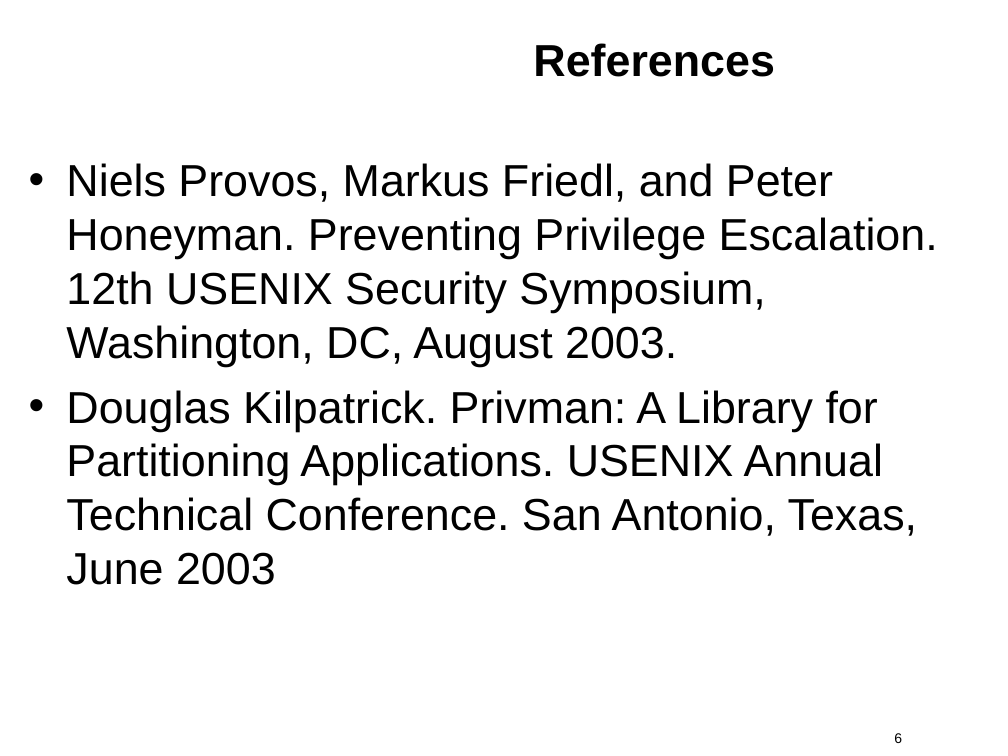
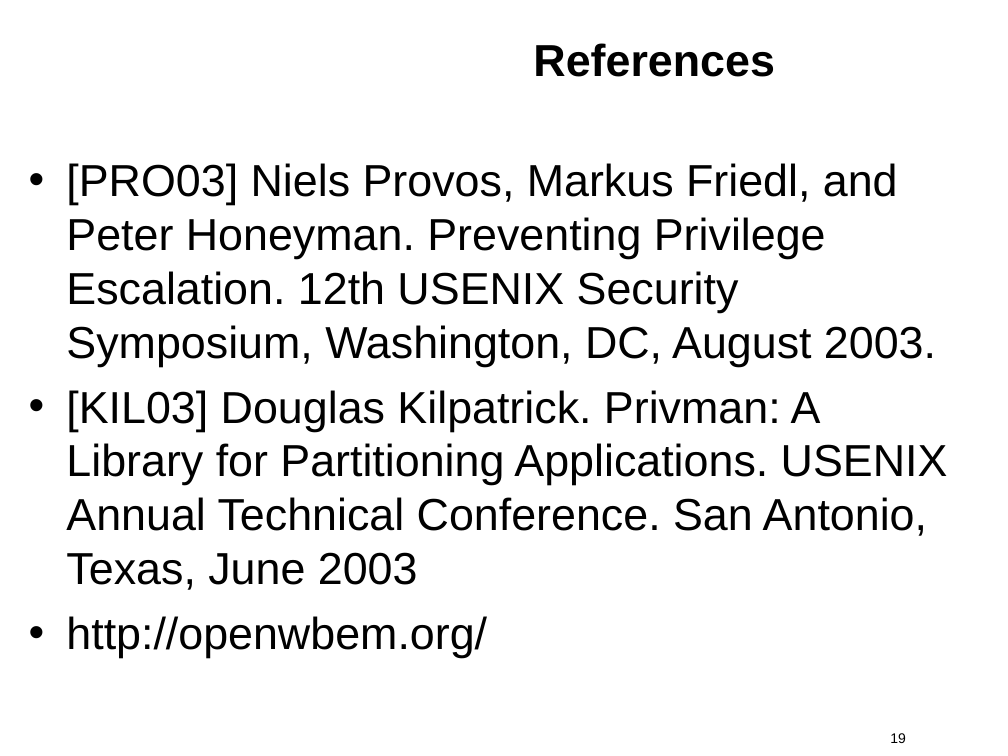
Before and after one commit to kkaempf/openwbem, a slide deck: slide 19 of doc/MDC-06-Security.odp (slide 6 before the commit). Drawn at 1008x756 pixels with LibreOffice and Linux fonts; fonts in the diff are those of the drawing; background and template pictures are left out. Boxes give left, top, right and bottom in pixels: in the first picture for what was removed or moved away, otherwise in the second. Text is boxed around its words. In the diff, an @@ line names an element or a change of style, - is before the commit and + after.

```diff
--- a/doc/MDC-06-Security.odp
+++ b/doc/MDC-06-Security.odp
@@ text at (66,163,948,658): text changed @@
-• Niels Provos, Markus Friedl, and Peter Honeyman. Preventing Privilege Escalation. 12th USENIX Security Symposium, Washington, DC, August 2003.
-• Douglas Kilpatrick. Privman: A Library for Partitioning Applications. USENIX Annual Technical Conference. San Antonio, Texas, June 2003
+• [PRO03] Niels Provos, Markus Friedl, and Peter Honeyman. Preventing Privilege Escalation. 12th USENIX Security Symposium, Washington, DC, August 2003.
+• [KIL03] Douglas Kilpatrick. Privman: A Library for Partitioning Applications. USENIX Annual Technical Conference. San Antonio, Texas, June 2003
+• http://openwbem.org/
@@ page number at (890,733,906,743): text changed @@
-6
+19
```
Also in this commit, not shown: 3 other slides changed, 15 slides added, 2 slides removed.
